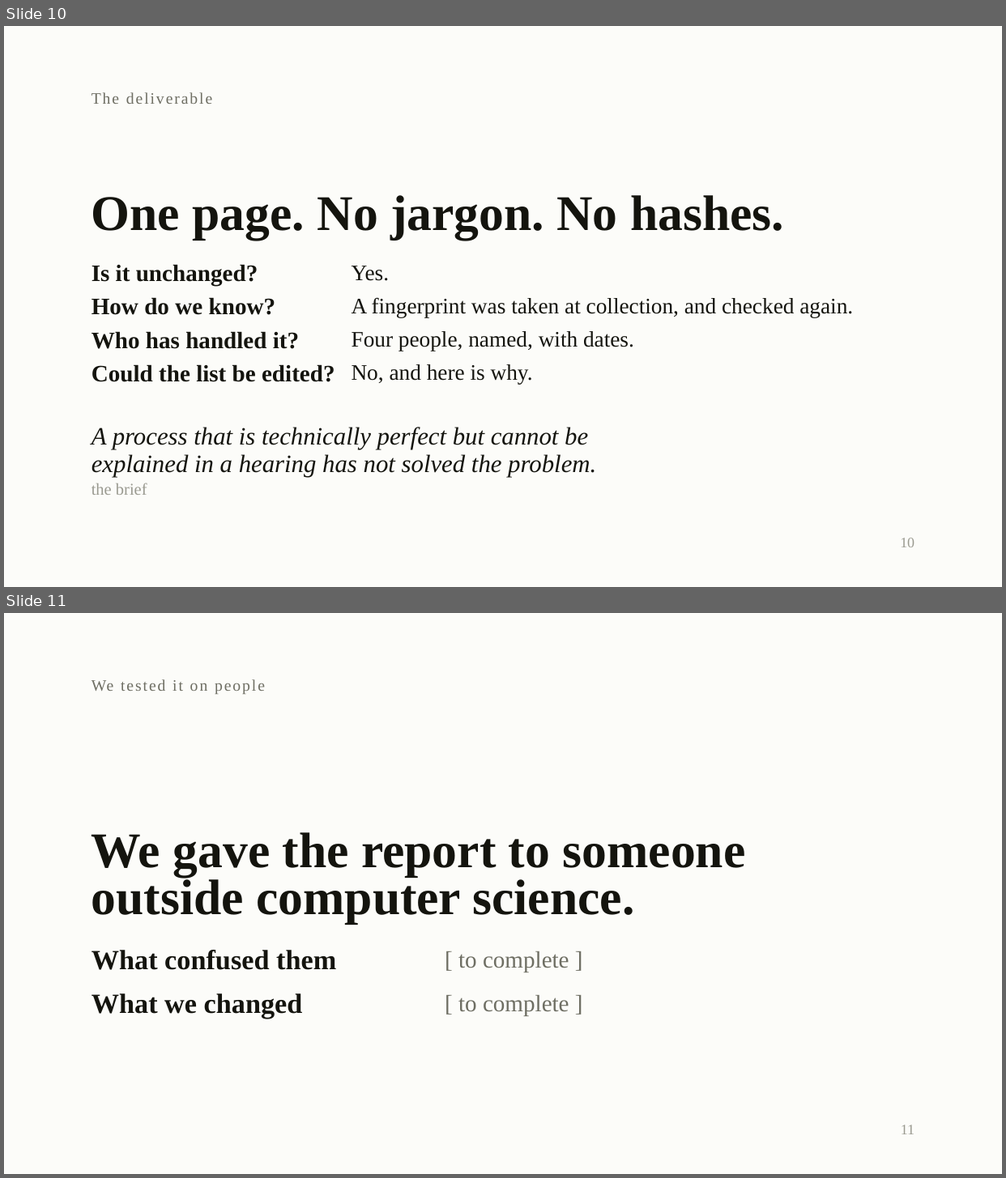
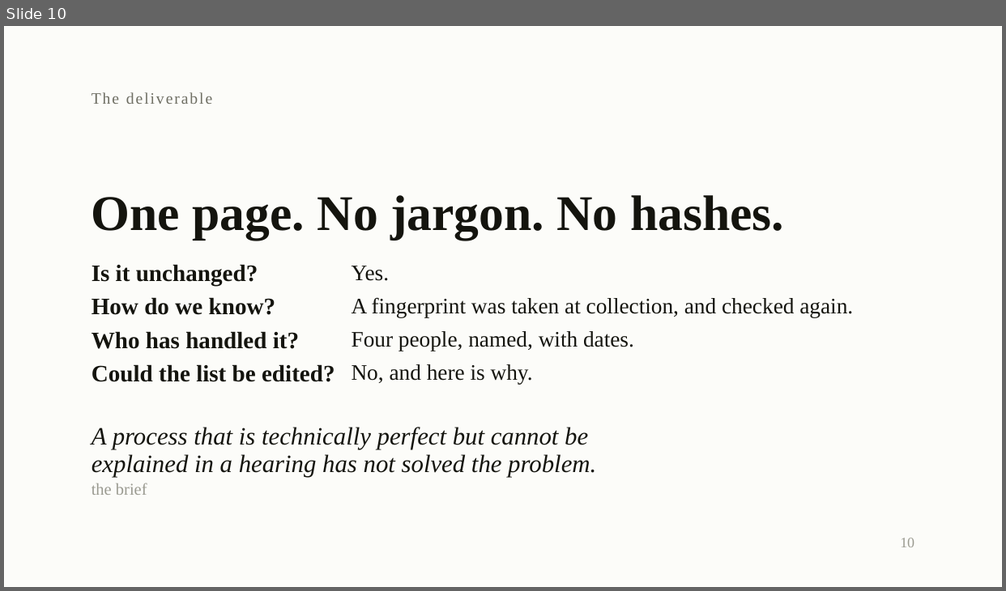
Before and after one commit to devLipeunim/custody-api, a slide deck: deck/custody-deck.pptx. Shown one above the other, each under a label of ours: slides 10 and 11 before the commit, slide 10 after it. The pictures are 1006x1178 and 1006x591 pixels, drawn with LibreOffice and Linux fonts; fonts in the diff are those of the drawing. Boxes give left, top, right and bottom in pixels: in the first picture for what was removed or moved away, otherwise in the second. Text is boxed around its words. In the diff, an @@ line names an element or a change of style, - is before the commit and + after.

```diff
--- a/deck/custody-deck.pptx
+++ b/deck/custody-deck.pptx
@@ slide 11 removed at (4,613,1002,1174), background #FCFCF9 @@
@@ text removed at (91,679,265,694) @@
-We tested it on people
@@ text removed at (91,833,746,877) @@
-We gave the report to someone
@@ text removed at (91,875,635,923) @@
-outside computer science.
@@ text removed at (91,950,336,970) @@
-What confused them
@@ text removed at (458,952,569,972) @@
-[ to complete ]
@@ text removed at (91,994,303,1019) @@
-What we changed
@@ text removed at (458,995,569,1016) @@
-[ to complete ]
@@ text removed at (901,1125,914,1135) @@
-11
```
Also in this commit, not shown: 2 slides changed, 5 other files.
